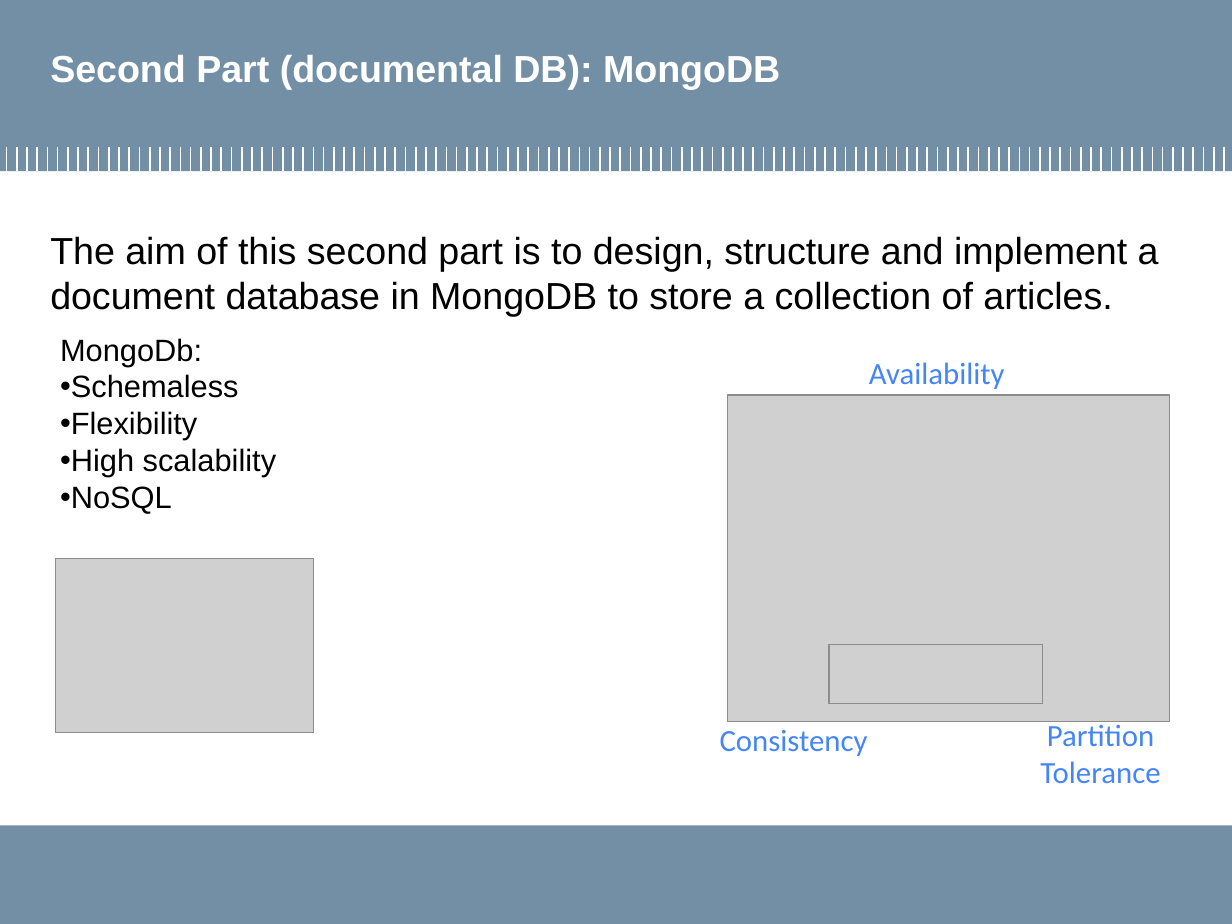
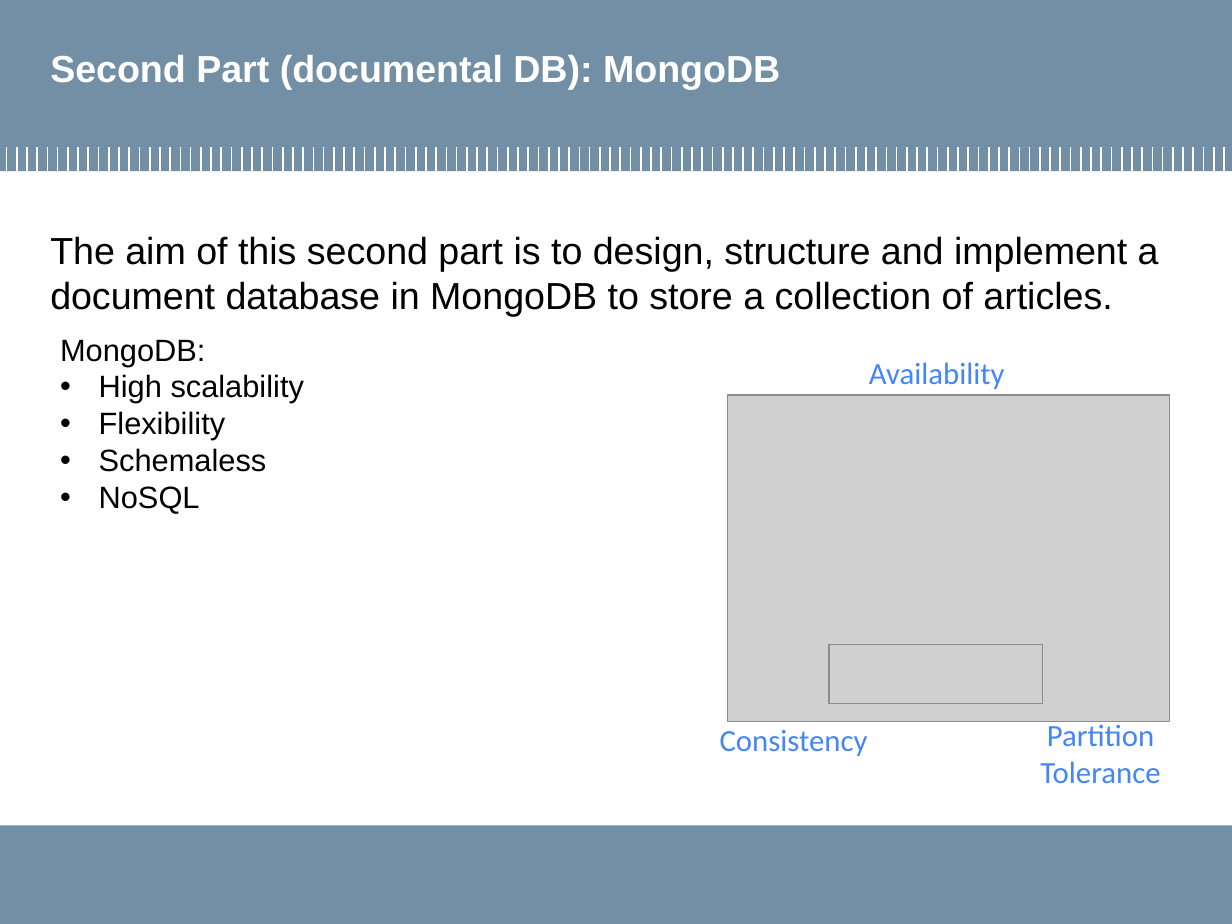
Before and after one commit to MarcoLucaPrevitera/BigData-Project, a slide deck: slide 23 of Presentation/FinalPresentation.pptx (slide 25 before the commit). Drawn at 1232x924 pixels with LibreOffice and Linux fonts; fonts in the diff are those of the drawing; grey boxes stand for pictures; background and template pictures are left out. Boxes give left, top, right and bottom in pixels: in the first picture for what was removed or moved away, otherwise in the second. Text is boxed around its words. In the diff, an @@ line names an element or a change of style, - is before the commit and + after.

```diff
--- a/Presentation/FinalPresentation.pptx
+++ b/Presentation/FinalPresentation.pptx
@@ text at box(60, 339, 304, 440): text changed @@
-MongoDb:
+MongoDB:
+• High scalability
+• Flexibility
@@ text at box(60, 411, 276, 477): paragraphs removed @@
-• Flexibility
-• High scalability
@@ text at box(99, 448, 267, 514): indent changed @@
@@ picture removed at box(55, 558, 314, 732) @@
```
Also in this commit, not shown: 10 other slides changed, 2 slides added, 5 slides removed, 20 other files.
